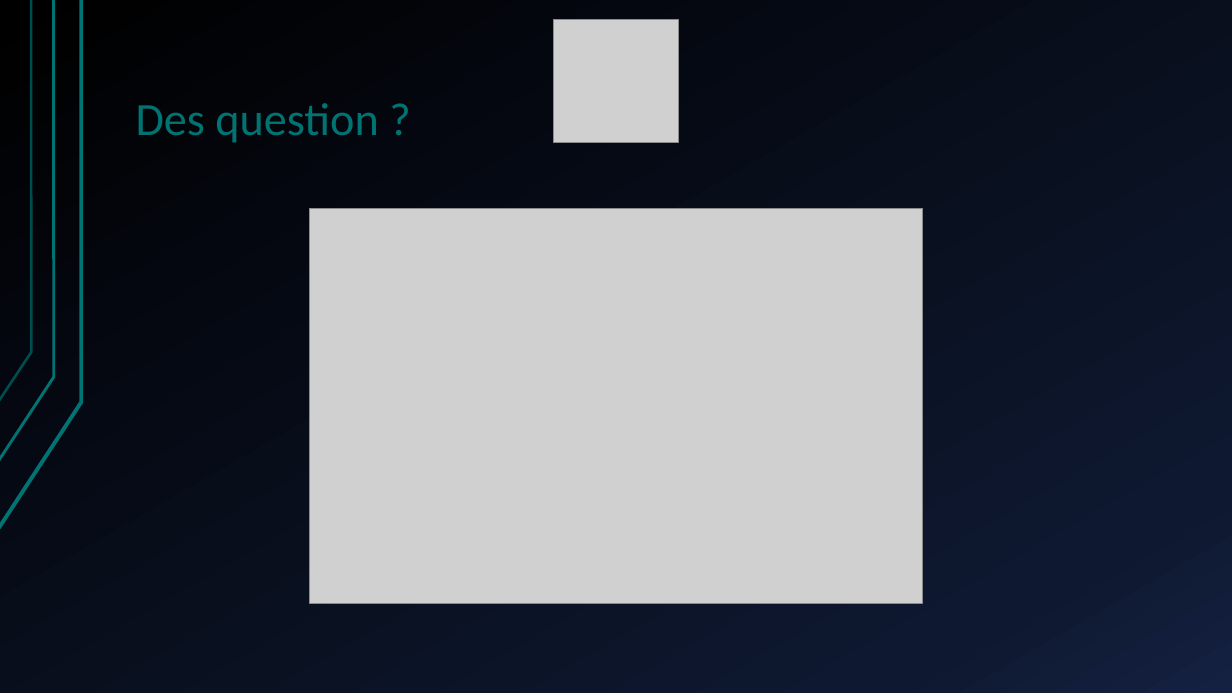
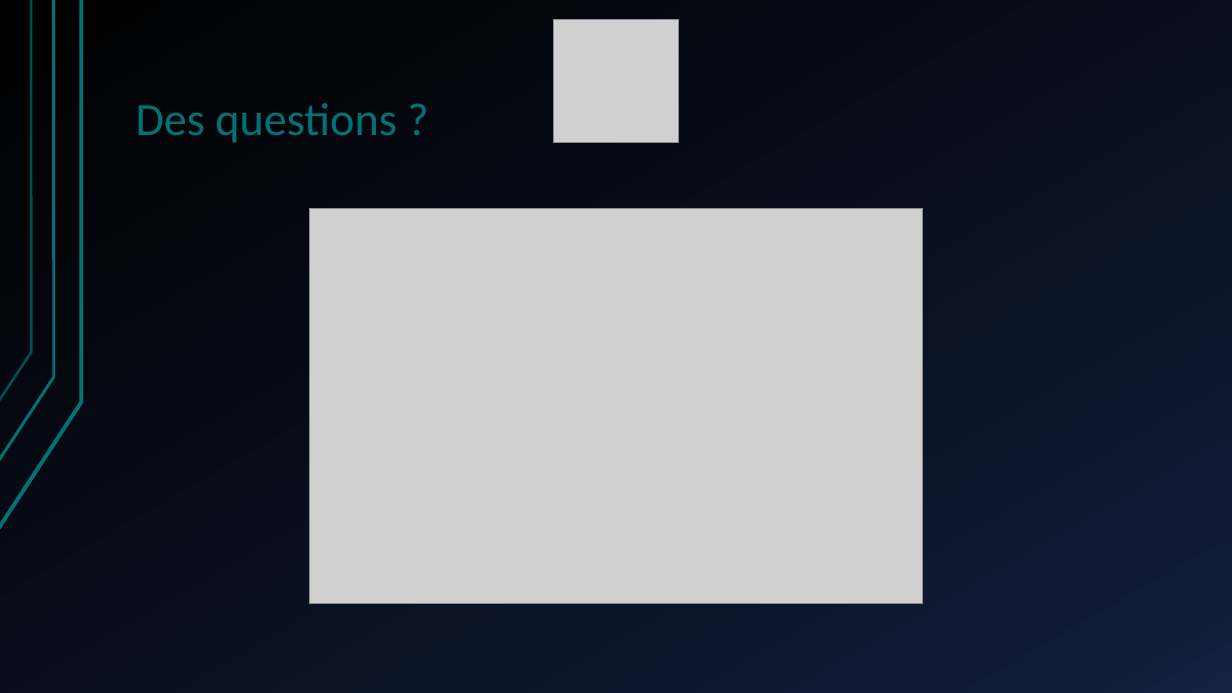
Before and after one commit to AymericPonjee/TFE-10DS, a slide deck: slide 8 of Rapport/PrésentationJuinTFE .pptx. Drawn at 1232x693 pixels with LibreOffice and Linux fonts; fonts in the diff are those of the drawing; grey boxes stand for pictures. Boxes give left, top, right and bottom in pixels: in the first picture for what was removed or moved away, otherwise in the second. Text is boxed around its words. In the diff, an @@ line names an element or a change of style, - is before the commit and + after.

```diff
--- a/Rapport/PrésentationJuinTFE .pptx
+++ b/Rapport/PrésentationJuinTFE .pptx
@@ title at box(136, 103, 396, 143): text changed @@
-Des question ?
+Des questions ?
```
Also in this commit, not shown: 1 other file.
